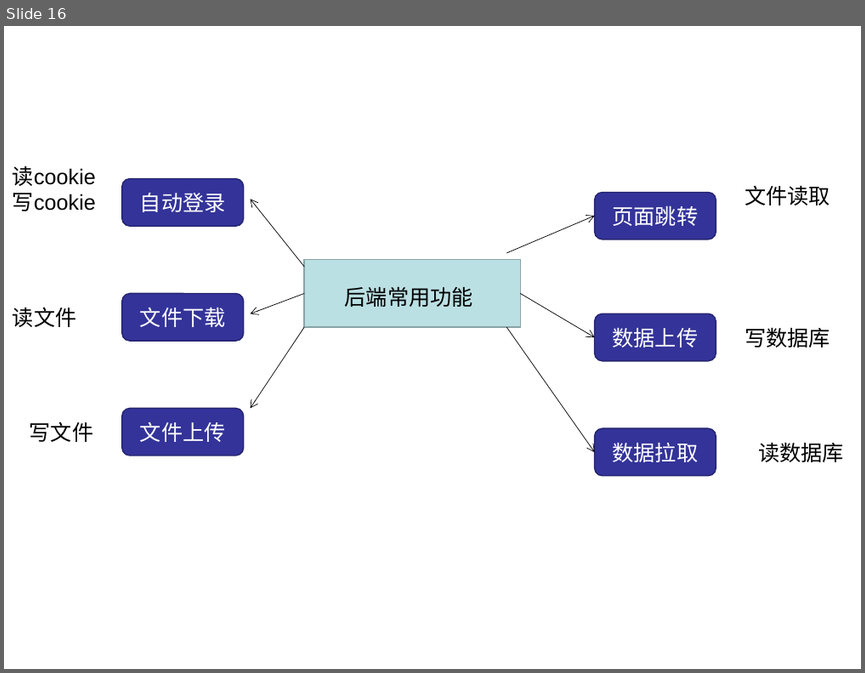
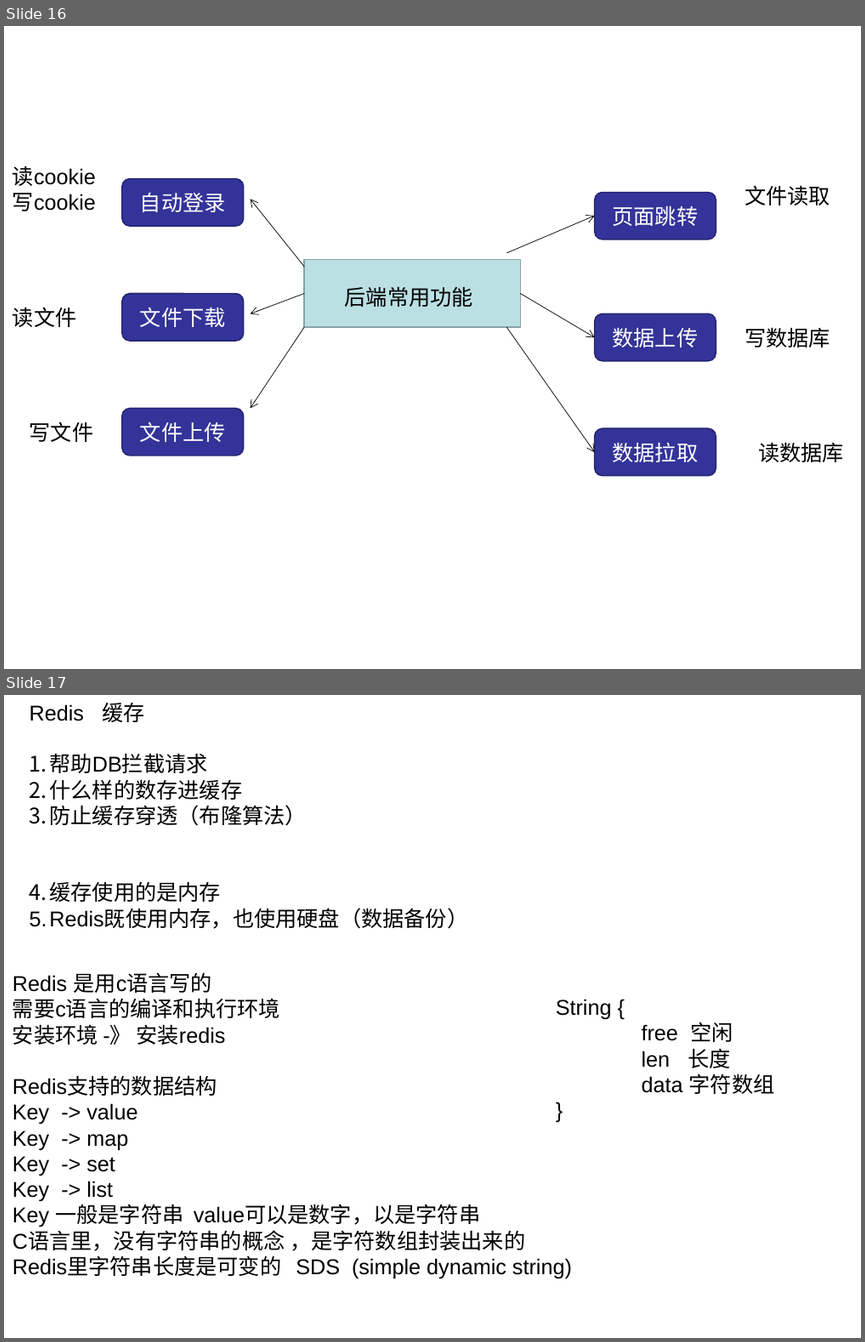
Before and after one commit to figerandlmj/duyiNativeJs, a slide deck: nodeJs/readme.ppt. Shown one above the other, each under a label of ours: slide 16 before the commit, slides 16 and 17 after it. The pictures are 865x673 and 865x1342 pixels, drawn with LibreOffice and Linux fonts; fonts in the diff are those of the drawing. Boxes give left, top, right and bottom in pixels: in the first picture for what was removed or moved away, otherwise in the second. Text is boxed around its words. In the diff, an @@ line names an element or a change of style, - is before the commit and + after.

```diff
--- a/nodeJs/readme.ppt
+++ b/nodeJs/readme.ppt
@@ slide 17 added at (4,695,861,1338), background #FFFFFF @@
@@ text added at (30,703,468,929), 18 pt, text #000000 @@
+Redis 缓存
+1. 帮助DB拦截请求
+2. 什么样的数存进缓存
+3. 防止缓存穿透（布隆算法）
+4. 缓存使用的是内存
+5. Redis既使用内存，也使用硬盘（数据备份）
@@ text added at (12,972,572,1278), 18 pt, text #000000 @@
+Redis 是用c语言写的
+需要c语言的编译和执行环境
+安装环境 -》 安装redis
+Redis支持的数据结构
+Key -> value
+Key -> map
+Key -> set
+Key -> list
+Key 一般是字符串 value可以是数字，以是字符串
+C语言里，没有字符串的概念 ，是字符数组封装出来的
+Redis里字符串长度是可变的 SDS (simple dynamic string)
@@ text added at (556,998,775,1094), 18 pt, text #000000 @@
+String {
+free 空闲
+len 长度
+data 字符数组
+}
```
Also in this commit, not shown: 1 other slide added, 23 other files.
